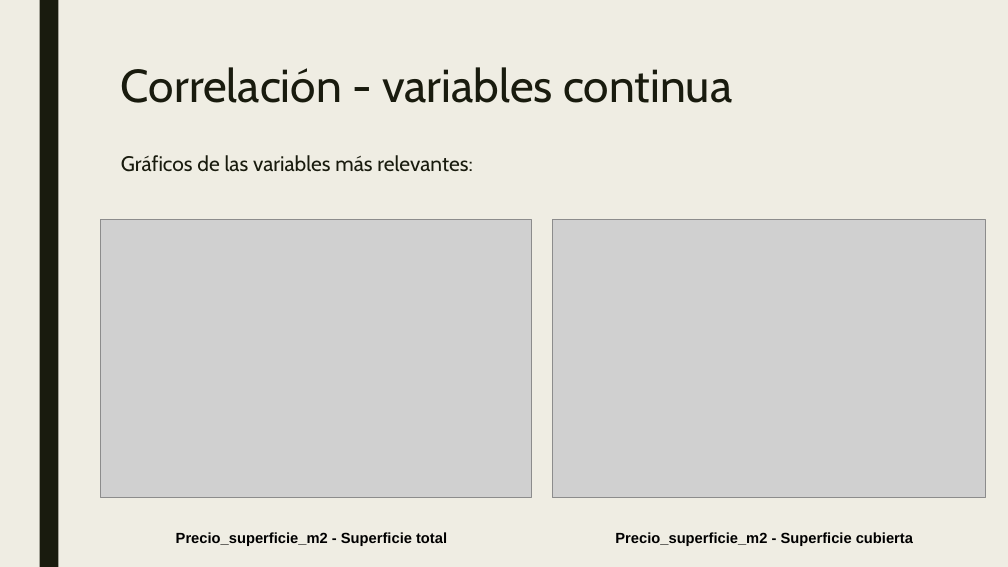
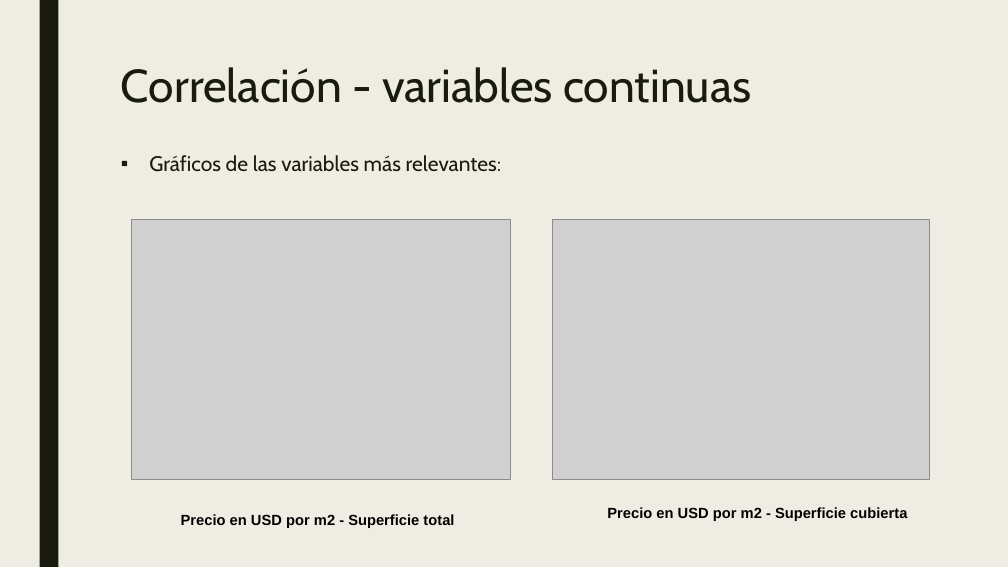
Before and after one commit to varelapablos/Desafio1-G3, a slide deck: slide 6 of Presentación - Desafio 2 - Regresión Lineal Properati.pptx (slide 7 before the commit). Drawn at 1008x567 pixels with LibreOffice and Linux fonts; fonts in the diff are those of the drawing; grey boxes stand for pictures. Boxes give left, top, right and bottom in pixels: in the first picture for what was removed or moved away, otherwise in the second. Text is boxed around its words. In the diff, an @@ line names an element or a change of style, - is before the commit and + after.

```diff
--- a/Presentación - Desafio 2 - Regresión Lineal Properati.pptx
+++ b/Presentación - Desafio 2 - Regresión Lineal Properati.pptx
@@ title at (x1=121, y1=67, x2=751, y2=103): text changed @@
-Correlación - variables continua
+Correlación - variables continuas
@@ text "Gráficos de las variables más ..." at (x1=149, y1=155, x2=501, y2=172): bullet none to ▪ @@
@@ picture resized from (x1=101, y1=219, x2=531, y2=498) to (x1=132, y1=219, x2=510, y2=479) @@
@@ picture resized from (x1=553, y1=219, x2=986, y2=498) to (x1=553, y1=219, x2=930, y2=479) @@
@@ text at (x1=607, y1=507, x2=907, y2=521): text changed @@
-Precio_superficie_m2 - Superficie cubierta
+Precio en USD por m2 - Superficie cubierta
@@ text at (x1=181, y1=514, x2=454, y2=528): text changed @@
-Precio_superficie_m2 - Superficie total
+Precio en USD por m2 - Superficie total
```
Also in this commit, not shown: 11 other slides changed, 3 slides added, 4 slides removed, 1 other file.
